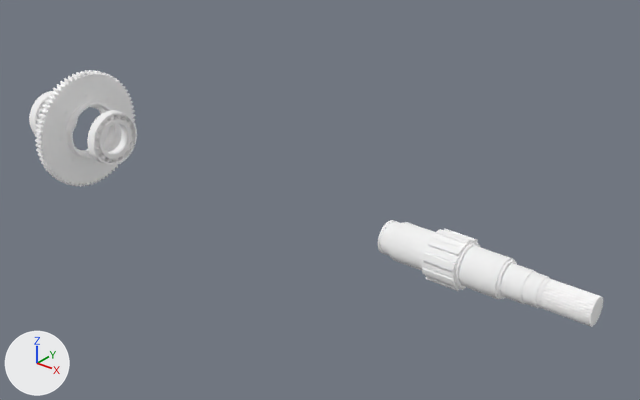
The glTF model model.glb as it was, and as the next commit left it.
One viewpoint serves both versions: a 50 mm lens placed at (0.686, -1.237, 0.794), pointed at (-0.355, 0.065, -0.013). Arrows for +X, +Y and +Z are at lower left; the lights stay in place. Where no turn or scale is listed for an object, it has been applied to the vertices.

In view in the first picture: 'Solid1', 'Solid1.001', 'Volumenkörper1', 'Volumenkörper1.001', 'Volumenkörper1.002', 'Volumenkörper1.003', 'Volumenkörper1.004', 'Volumenkörper1.005'.
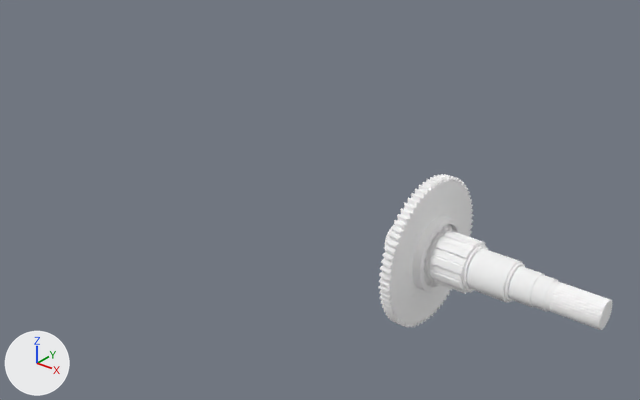
ob_bearing_7215_becbj_2_2 is not drawn itself; it is the parent of ob_bearing_7215_becbj_2_01_1_001, ob_bearing_7215_becbj_2_02_1_001, ob_bearing_7215_becbj_2_03_1_001.
ob_bearing_7215_becbj_2_1 is not drawn itself; it is the parent of ob_bearing_7215_becbj_2_01_1, ob_bearing_7215_becbj_2_02_1, ob_bearing_7215_becbj_2_03_1.

Diff of the bpy script that builds the scene:
```diff
--- a/model.glb.py
+++ b/model.glb.py
@@ ob_volumenkörper1_002 @@
 ob_volumenkörper1_002 = bpy.data.objects.new('Volumenkörper1.002', me_volumenkörper1_002)
-ob_volumenkörper1_002.location = (0.036, 0.0, 0.0)
+ob_volumenkörper1_002.location = (0.052, 0.0, 0.0)
@@ ob_volumenkörper1_003 @@
 ob_volumenkörper1_003 = bpy.data.objects.new('Volumenkörper1.003', me_volumenkörper1_003)
-ob_volumenkörper1_003.location = (-0.115, 0.0, 0.0)
+ob_volumenkörper1_003.location = (-0.099, 0.0, 0.0)
@@ ob_volumenkörper1_004 @@
 ob_volumenkörper1_004 = bpy.data.objects.new('Volumenkörper1.004', me_volumenkörper1_004)
-ob_volumenkörper1_004.location = (0.113, 0.0, 0.0)
+ob_volumenkörper1_004.location = (0.129, 0.0, 0.0)
@@ ob_volumenkörper1 @@
 ob_volumenkörper1 = bpy.data.objects.new('Volumenkörper1', me_volumenkörper1)
-ob_volumenkörper1.location = (0.0, 0.0, 0.0)
+ob_volumenkörper1.location = (0.016, 0.0, 0.0)
@@ ob_bearing_7215_becbj_2_1 @@
 ob_bearing_7215_becbj_2_1 = bpy.data.objects.new('bearing_7215_becbj_2:1', None)
-ob_bearing_7215_becbj_2_1.location = (-0.952, 0.0, 0.0)
+ob_bearing_7215_becbj_2_1.location = (-0.0462, 0.0, 0.0)
@@ ob_volumenkörper1_005 @@
 ob_volumenkörper1_005 = bpy.data.objects.new('Volumenkörper1.005', me_volumenkörper1_005)
-ob_volumenkörper1_005.location = (-1.024, 0.0, 0.0)
+ob_volumenkörper1_005.location = (-0.039, 0.0, 0.0)
@@ ob_bearing_7215_becbj_2_2 @@
 ob_bearing_7215_becbj_2_2 = bpy.data.objects.new('bearing_7215_becbj_2:2', None)
-ob_bearing_7215_becbj_2_2.location = (-1.155, 0.0, 0.0)
+ob_bearing_7215_becbj_2_2.location = (-0.051, 0.0, 0.0)
 ob_bearing_7215_becbj_2_2.rotation_euler = (0.0, 0.0, 3.142)  # degrees (0, 0, 180)
```

Changed parts and their boxes [x1, y1, x2, y2] in the pictures (640 x 400 px):
'Volumenkörper1.005', moved: before [35, 70, 136, 186]; after [379, 174, 473, 327]
'Volumenkörper1.004', moved: before [496, 260, 603, 326]; after [504, 263, 613, 330]
'Volumenkörper1', moved: before [422, 229, 480, 291]; after [429, 231, 488, 294]
'Volumenkörper1.002', moved: before [454, 243, 515, 299]; after [462, 245, 523, 302]
'Solid1', moved: before [87, 110, 137, 165]; after [422, 222, 459, 290]
'Solid1.001', moved: before [96, 119, 131, 159]; after [423, 230, 451, 281]
'Volumenkörper1.003', moved: before [378, 220, 404, 257]; after [385, 224, 395, 252]
'Solid1.002', moved: before [95, 114, 133, 162]; after [423, 224, 452, 285]
'Solid1.003', moved (not visible afterwards): before [29, 91, 78, 134]
'Volumenkörper1.001', unchanged, covered by the edit: before [390, 222, 436, 270]; after [429, 236, 443, 271]
